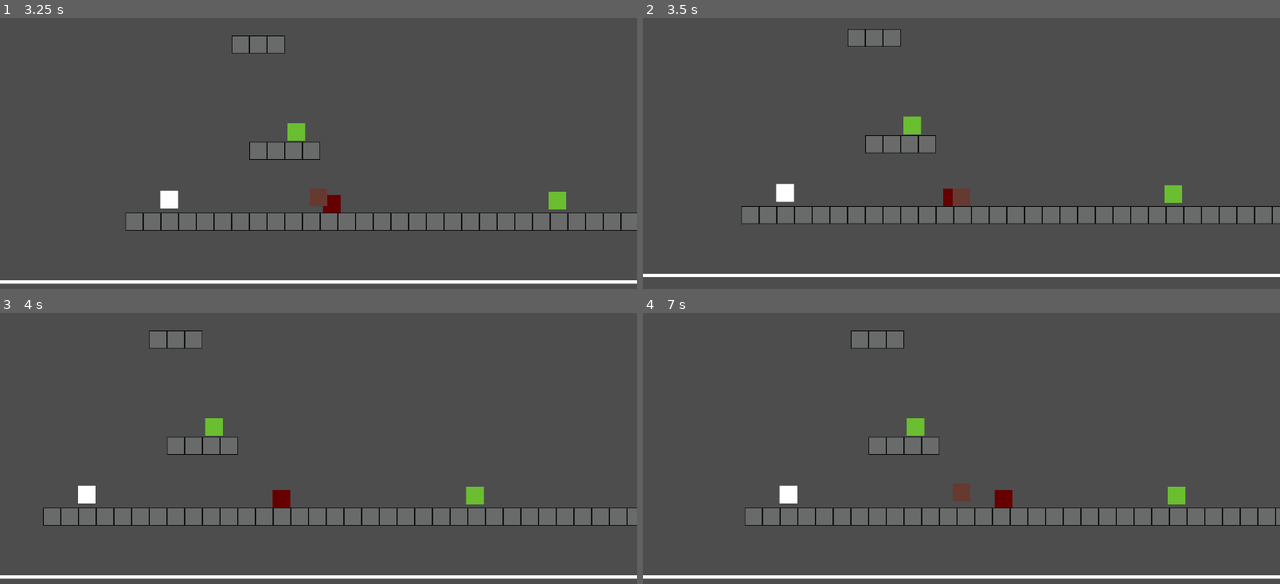
Above: before the commit, frames 1-4 (two rows, left to right).
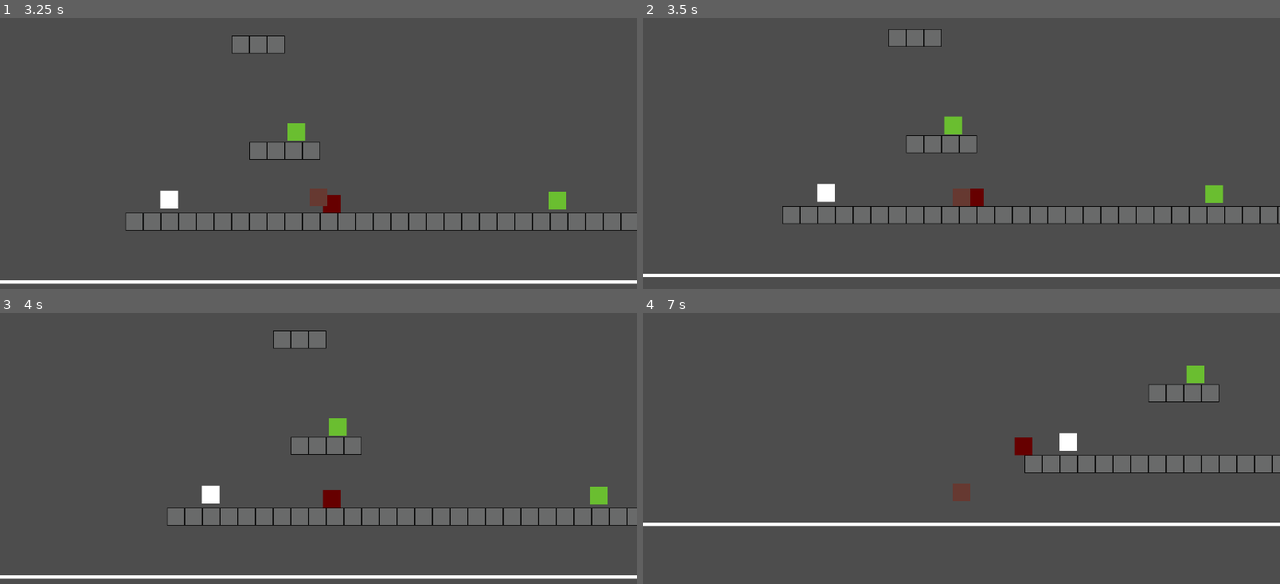
Above: after the commit, the same moments.

Repository: jevonsp/MetroidVania-Component-Test
Game: Godot game, scene res://test/test_world.tscn
The game is run twice, just before and just after one commit, with the same random seed, the same clock (stepped at 60 frames per second) and the same inputs.
Inputs:
- Up to frame 1 (3.25 s): hold Shift (dash) 0.53-1.28 s; hold D (right) 0.53-2.03 s; tap Space (jump) at 0.77, 1.52, 3.02 s; tap Shift (dash) at 1.35, 2.85 s; hold A (left) 2.03-2.78 s; hold Shift (dash) 2.03-2.78 s; hold D (right) from 2.78 s (still down)
- Up to frame 2 (3.5 s): keep holding D (right)
- Up to frame 3 (4 s): keep holding D (right); hold Shift (dash) from 3.53 s (still down); tap Space (jump) at 3.77 s
- Up to frame 4 (7 s): release D (right) at 4.28 s; release Shift (dash) at 4.28 s; hold A (left) 4.28-5.03 s; tap Shift (dash) at 4.35, 5.85 s; tap Space (jump) at 4.52, 6.02, 6.77 s; hold D (right) 5.03-5.78 s; hold Shift (dash) 5.03-5.78 s; hold A (left) from 5.78 s (still down); hold Shift (dash) from 6.53 s (still down)

Frame 1 is identical in both runs. In frame 2, 4.2% of the frame differs, in the area x 15-100%, y 4-76%; in frame 3, 5.2%; in frame 4, 13%, in the area x 0-100%, y 6-99%.
Error in both runs: Invalid access to property or key 'saved_data' on a base object of type 'null instance'. (res://level_components/save_point/saver_loader.gd:31)

Commit message:
probably moving on

Diff:
--- a/level_components/enemy/slime/slime.tscn
+++ b/level_components/enemy/spike_top/spike_top.tscn
@@ -1,12 +1,12 @@
 [gd_scene load_steps=12 format=3 uid="uid://b711jdlqa67no"]
 
-[ext_resource type="PackedScene" uid="uid://pb3nd7icly5" path="res://level_components/enemy/enemy.tscn" id="1_wbrij"]
-[ext_resource type="Texture2D" uid="uid://b8vgbft3llvul" path="res://assets/tileset.png" id="2_5m0q1"]
-[ext_resource type="PackedScene" uid="uid://xycxmnxemehb" path="res://level_components/enemy/ai_comp/move/enemy_move_comp.tscn" id="2_chalh"]
-[ext_resource type="PackedScene" uid="uid://bbtemr8pt4ppp" path="res://level_components/enemy/ai_comp/patrol/patrol_comp.tscn" id="3_5m0q1"]
-[ext_resource type="Script" uid="uid://bqmlmbfgjl6cb" path="res://universal components/hitbox/hitbox.gd" id="3_14p2t"]
-[ext_resource type="Shader" uid="uid://dwjhd7imxwlt1" path="res://player/player.gdshader" id="3_a1kkt"]
-[ext_resource type="PackedScene" uid="uid://c2jjwr0ywr8fu" path="res://level_components/enemy/ai_comp/chase/chase_comp.tscn" id="4_a1kkt"]
+[ext_resource type="PackedScene" uid="uid://pb3nd7icly5" path="res://level_components/enemy/enemy.tscn" id="1_pv7gj"]
+[ext_resource type="Texture2D" uid="uid://b8vgbft3llvul" path="res://assets/tileset.png" id="2_g3a4r"]
+[ext_resource type="Script" uid="uid://bqmlmbfgjl6cb" path="res://universal components/hitbox/hitbox.gd" id="3_dsnwv"]
+[ext_resource type="Shader" uid="uid://dwjhd7imxwlt1" path="res://player/player.gdshader" id="4_vilko"]
+[ext_resource type="PackedScene" uid="uid://xycxmnxemehb" path="res://level_components/enemy/ai_comp/move/enemy_move_comp.tscn" id="5_lwaxm"]
+[ext_resource type="PackedScene" uid="uid://bbtemr8pt4ppp" path="res://level_components/enemy/ai_comp/patrol/patrol_comp.tscn" id="6_g7x6k"]
+[ext_resource type="PackedScene" uid="uid://c2jjwr0ywr8fu" path="res://level_components/enemy/ai_comp/chase/chase_comp.tscn" id="7_1iioo"]
 
 [sub_resource type="RectangleShape2D" id="RectangleShape2D_14p2t"]
 size = Vector2(32, 32)
@@ -15,18 +15,17 @@
 size = Vector2(34, 25)
 
 [sub_resource type="ShaderMaterial" id="ShaderMaterial_14p2t"]
-shader = ExtResource("3_a1kkt")
+shader = ExtResource("4_vilko")
 shader_parameter/whiten = false
 
 [sub_resource type="RectangleShape2D" id="RectangleShape2D_a1kkt"]
 size = Vector2(30, 2.25)
 
-[node name="Slime" instance=ExtResource("1_wbrij")]
-collision_layer = 2
+[node name="SpikeTop" instance=ExtResource("1_pv7gj")]
 
 [node name="Sprite2D" parent="." index="0"]
 modulate = Color(1, 0, 0, 1)
-texture = ExtResource("2_5m0q1")
+texture = ExtResource("2_g3a4r")
 hframes = 2
 vframes = 2
 
--- a/test/test_world.tscn
+++ b/test/test_world.tscn
@@ -12,7 +12,7 @@
 [ext_resource type="PackedScene" uid="uid://dsy2belud1fen" path="res://player/ground_pound/ground_pound_comp.tscn" id="9_5qlj8"]
 [ext_resource type="PackedScene" uid="uid://bsflbiwg1kyop" path="res://level_components/save_point/save_point.tscn" id="9_f6u32"]
 [ext_resource type="PackedScene" uid="uid://cm5u1m2qssorm" path="res://level_components/save_point/saver_loader.tscn" id="10_5jhup"]
-[ext_resource type="PackedScene" uid="uid://b711jdlqa67no" path="res://level_components/enemy/slime/slime.tscn" id="13_5qlj8"]
+[ext_resource type="PackedScene" uid="uid://b711jdlqa67no" path="res://level_components/enemy/spike_top/spike_top.tscn" id="13_5qlj8"]
 
 [node name="TestWorld" type="Node2D" node_paths=PackedStringArray("player", "pickups", "savepoints", "saver_loader")]
 script = ExtResource("1_v2t6q")
@@ -73,3 +73,4 @@
 
 [node name="Slime" parent="." instance=ExtResource("13_5qlj8")]
 position = Vector2(495, 593)
+collision_layer = 1
Not shown: 2 places in level_components/enemy/spike_top/spike_top.tscn that only renumber resources
